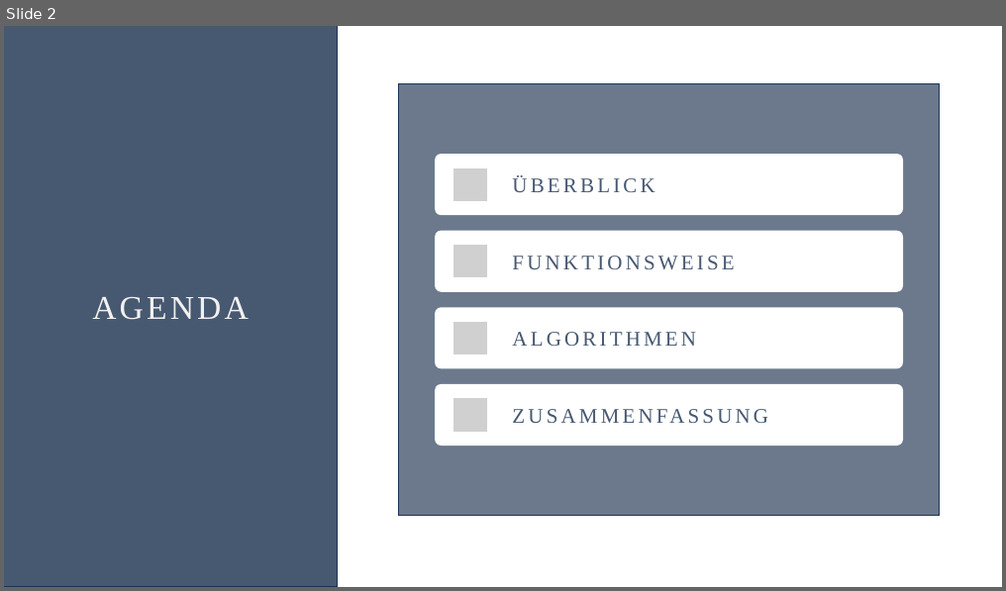
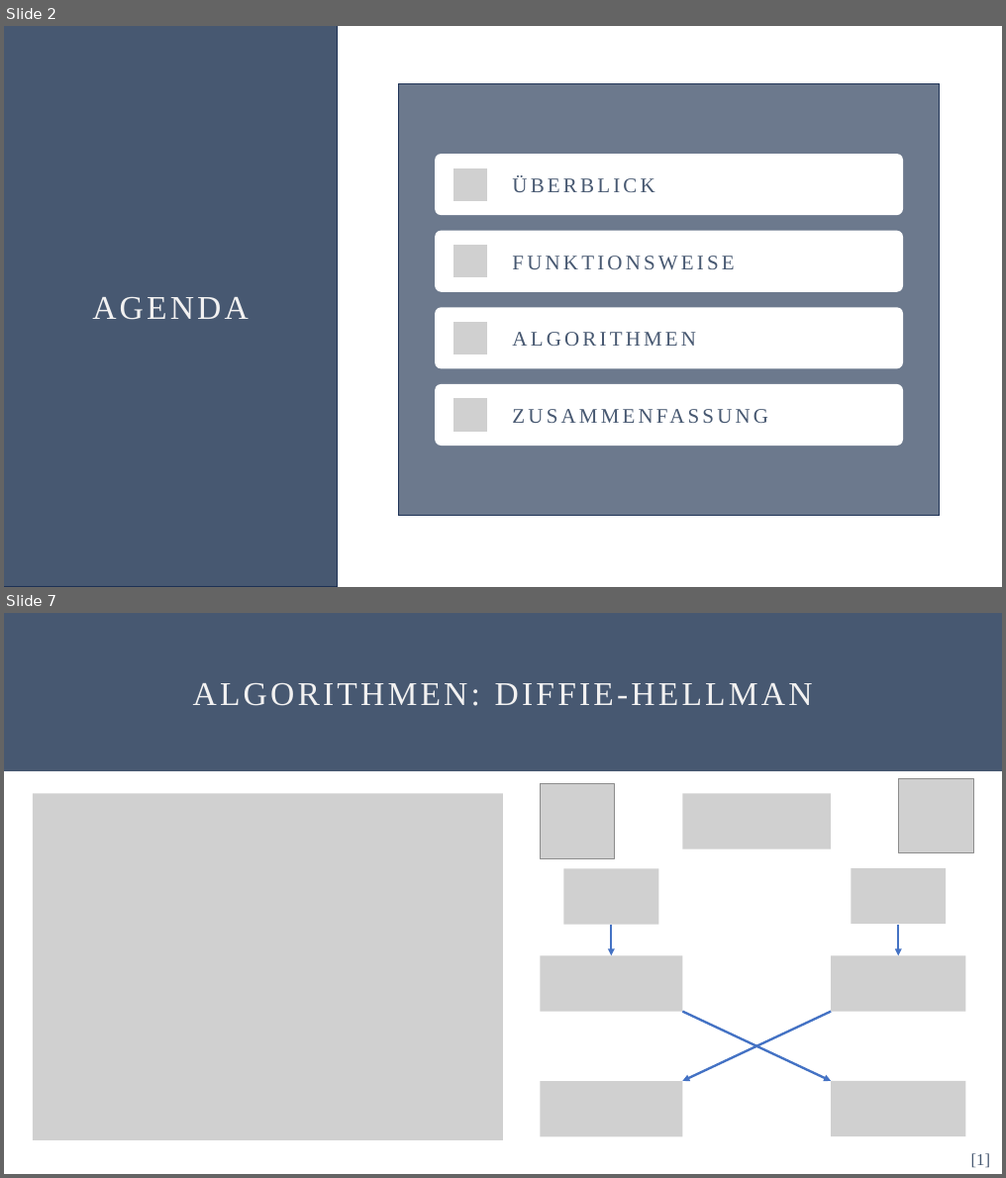
Before and after one commit to Oddl42/DLMCSITSDS01_IT_Sicherheit, a slide deck: Aufgabe/DLMCSITSDS01_Willkens_IU14073577_TLS_20240530.pptx. Shown one above the other, each under a label of ours: slide 2 before the commit, slides 2 and 7 after it; the slides between them are not shown. The pictures are 1006x591 and 1006x1178 pixels, drawn with LibreOffice and Linux fonts; fonts in the diff are those of the drawing; grey boxes stand for pictures. Boxes give left, top, right and bottom in pixels: in the first picture for what was removed or moved away, otherwise in the second. Text is boxed around its words. In the diff, an @@ line names an element or a change of style, - is before the commit and + after.

```diff
--- a/Aufgabe/DLMCSITSDS01_Willkens_IU14073577_TLS_20240530.pptx
+++ b/Aufgabe/DLMCSITSDS01_Willkens_IU14073577_TLS_20240530.pptx
@@ slide 7 added at box(4, 613, 1002, 1174), background #FFFFFF @@
@@ rectangle added at box(4, 613, 1002, 771), fill #475871, outline #475871 1 pt, 32 pt, text #F2F1F1 @@
+ALGORITHMEN: DIFFIE-HELLMAN
@@ picture added at box(540, 783, 615, 859) @@
@@ picture added at box(899, 778, 973, 854) @@
@@ picture added at box(33, 793, 503, 1140) @@
@@ picture added at box(683, 793, 832, 849) @@
@@ picture added at box(564, 869, 659, 925) @@
@@ picture added at box(850, 868, 945, 924) @@
@@ arrow added from (611, 925) to (611, 956), #4472C4 2.25 pt @@
@@ arrow added from (899, 925) to (899, 956), #4472C4 2.25 pt @@
@@ picture added at box(540, 956, 683, 1011) @@
@@ picture added at box(832, 956, 966, 1011) @@
@@ arrow added from (683, 1012) to (832, 1081), #4472C4 2.25 pt @@
@@ arrow added from (832, 1012) to (683, 1081), #4472C4 2.25 pt @@
@@ picture added at box(540, 1081, 683, 1137) @@
@@ picture added at box(832, 1081, 966, 1137) @@
@@ text added at box(971, 1154, 991, 1168), 16 pt, text #475871 @@
+[1]
```
Also in this commit, not shown: 4 slides changed, 5 other slides added, 5 slides removed.
